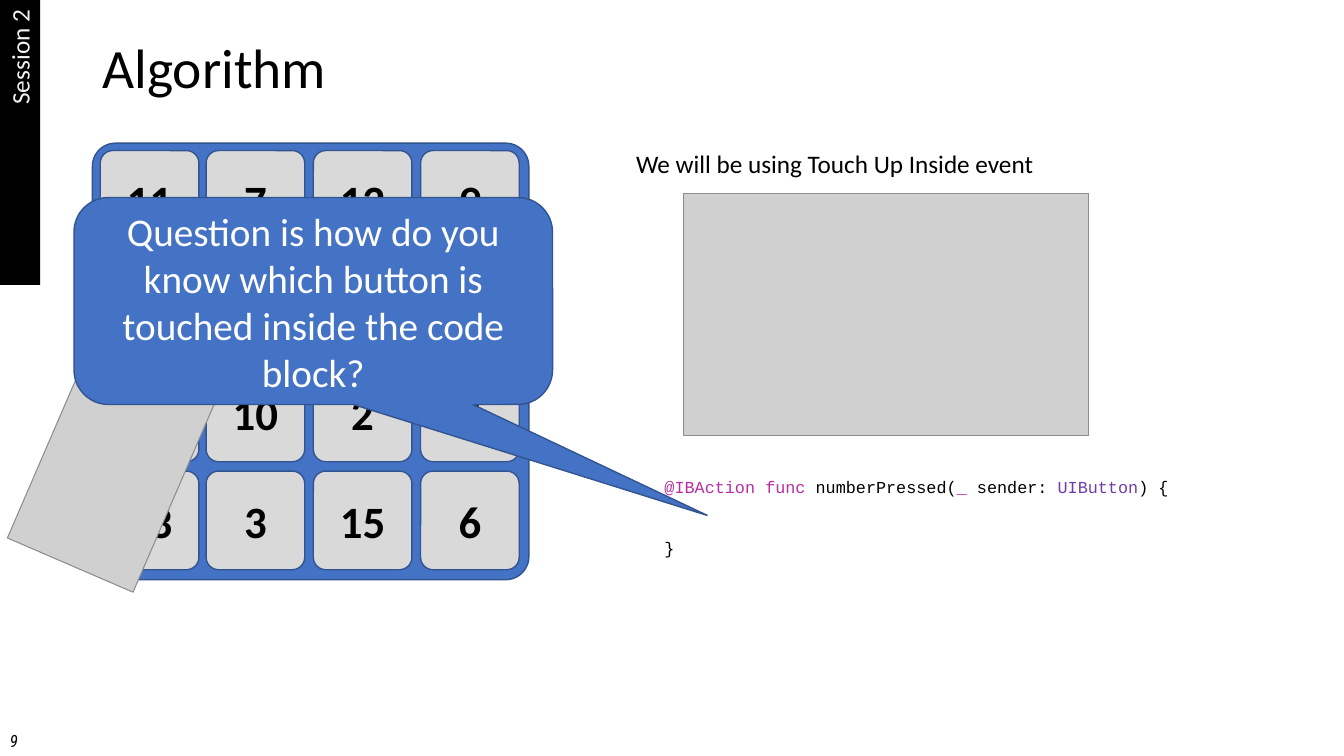
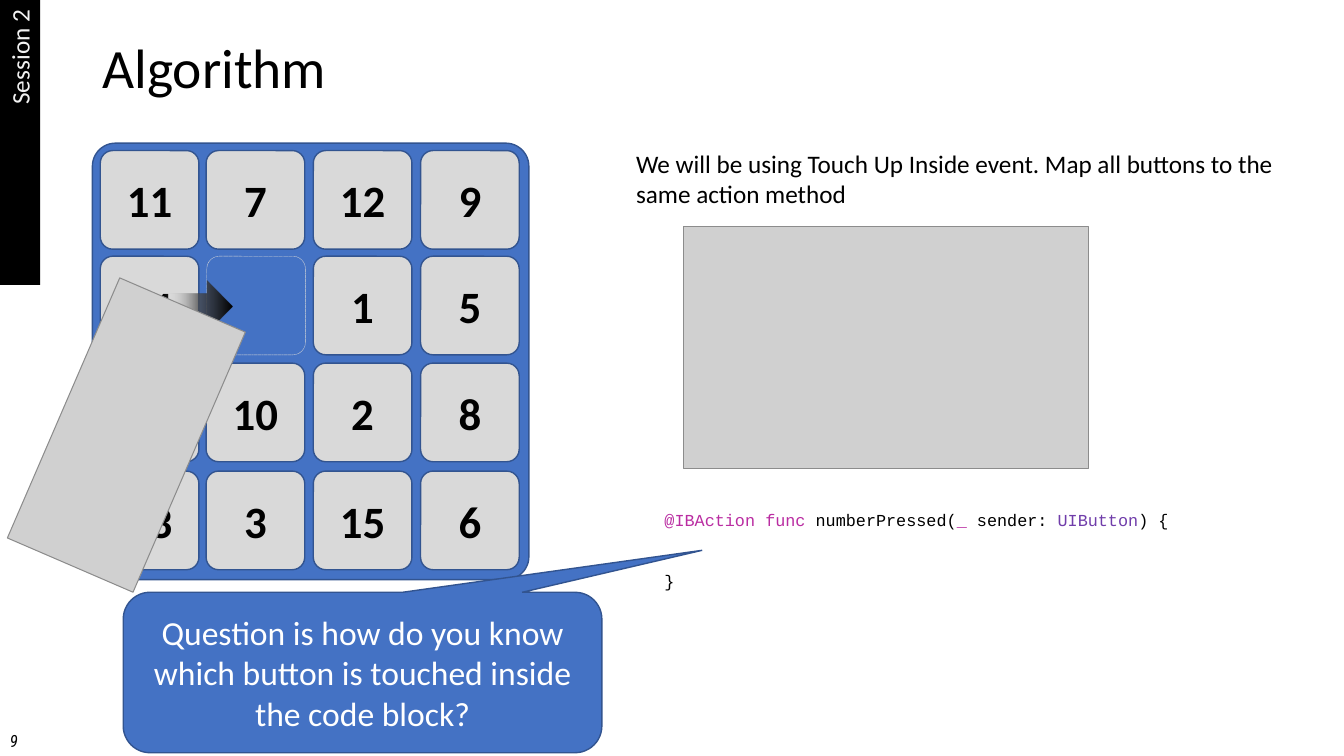
Before and after one commit to HCC-Swift-I-2017Fall/learningnotes, a slide deck: slide 9 of Prakash Sachania/Swift I - Programming assignments v2.0.pptx. Drawn at 1344x756 pixels with LibreOffice and Linux fonts; fonts in the diff are those of the drawing; grey boxes stand for pictures. Boxes give left, top, right and bottom in pixels: in the first picture for what was removed or moved away, otherwise in the second. Text is boxed around its words. In the diff, an @@ line names an element or a change of style, - is before the commit and + after.

```diff
--- a/Prakash Sachania/Swift I - Programming assignments v2.0.pptx
+++ b/Prakash Sachania/Swift I - Programming assignments v2.0.pptx
@@ text at box(636, 155, 1272, 204): text changed @@
-We will be using Touch Up Inside event
+We will be using Touch Up Inside event. Map all buttons to the same action method
@@ picture: place and size @@
-picture at box(684, 194, 1088, 436)
+picture at box(684, 227, 1088, 469)
@@ text in rounded rectangle at box(138, 393, 161, 405): text removed @@
-4
@@ text "@IBAction func numberPressed(_ sender: UIButton) ...": place and size @@
-text "@IBAction func numberPressed(_ sender: UIButton) ..." at box(664, 481, 1149, 499)
+text "@IBAction func numberPressed(_ sender: UIButton) ..." at box(664, 514, 1149, 530)
@@ rounded speech box "Question is how do you ...": place and size @@
-rounded speech box "Question is how do you ..." at box(74, 198, 553, 404)
+rounded speech box "Question is how do you ..." at box(123, 593, 602, 753)
@@ rounded speech box "Question is how do you ..." at box(123, 593, 602, 753): size 28 to 24 pt; proportions changed @@
```
Also in this commit, not shown: 1 other slide changed, 1 other file.
